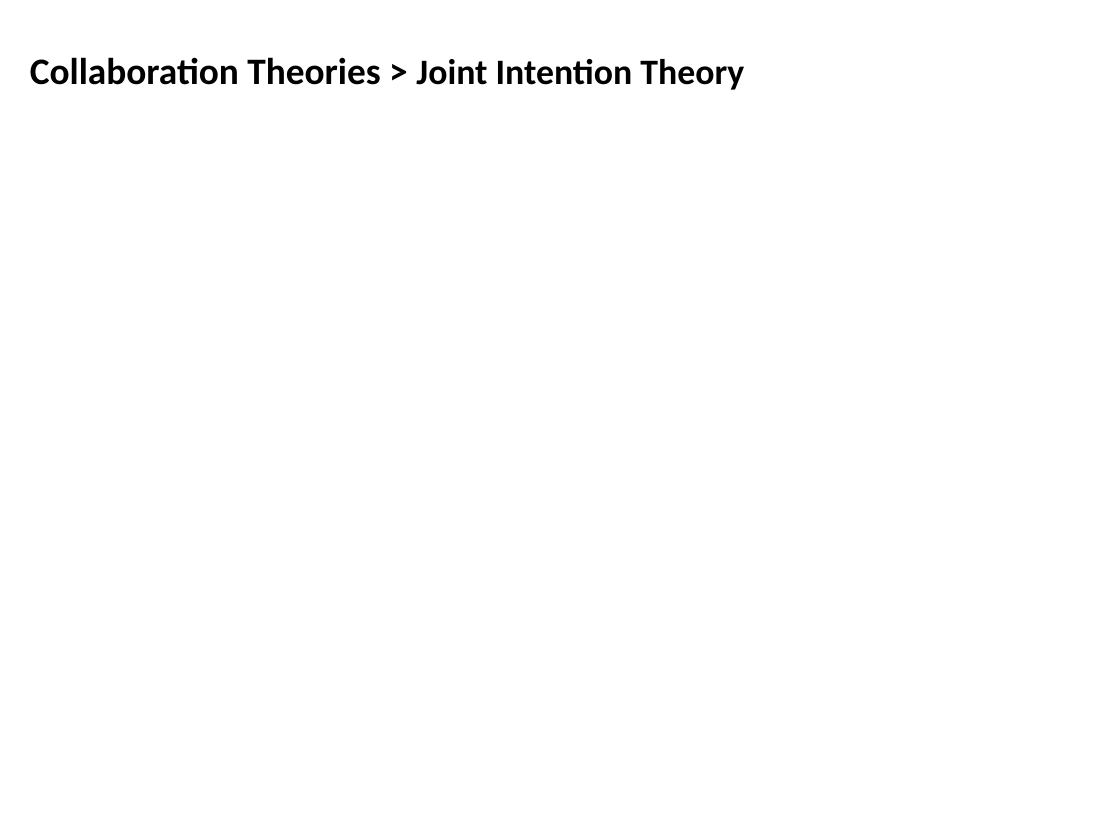
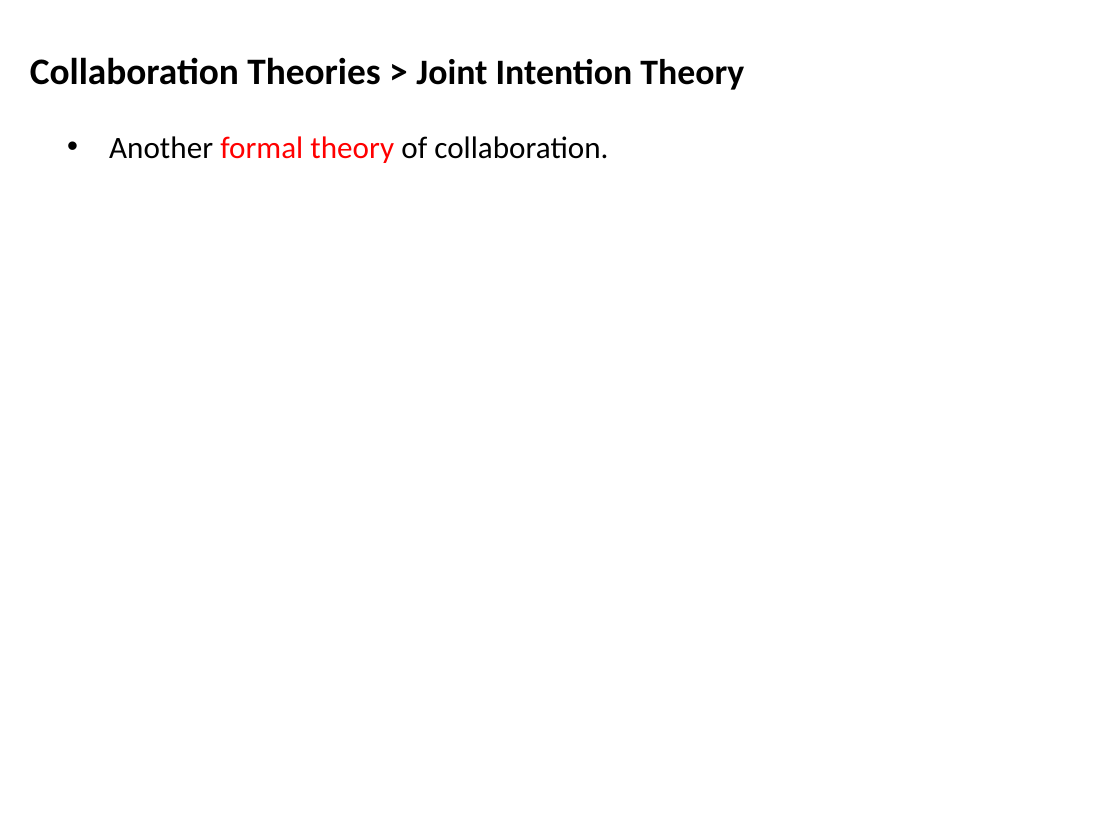
Before and after one commit to mshayganfar/CompExam1, a slide deck: slide 49 of presentation/PhD-comprehensive-exam.pptx. Drawn at 1120x840 pixels with LibreOffice and Linux fonts; fonts in the diff are those of the drawing. Boxes give left, top, right and bottom in pixels: in the first picture for what was removed or moved away, otherwise in the second. Text is boxed around its words. In the diff, an @@ line names an element or a change of style, - is before the commit and + after.

Commit message:
Joint Intentions
Added Joint Intentions theory.

```diff
--- a/presentation/PhD-comprehensive-exam.pptx
+++ b/presentation/PhD-comprehensive-exam.pptx
@@ text added at (x1=109, y1=136, x2=608, y2=163), 20 pt, text #000000 @@
+• Another formal theory of collaboration.
```
Also in this commit, not shown: 18 slides added.
